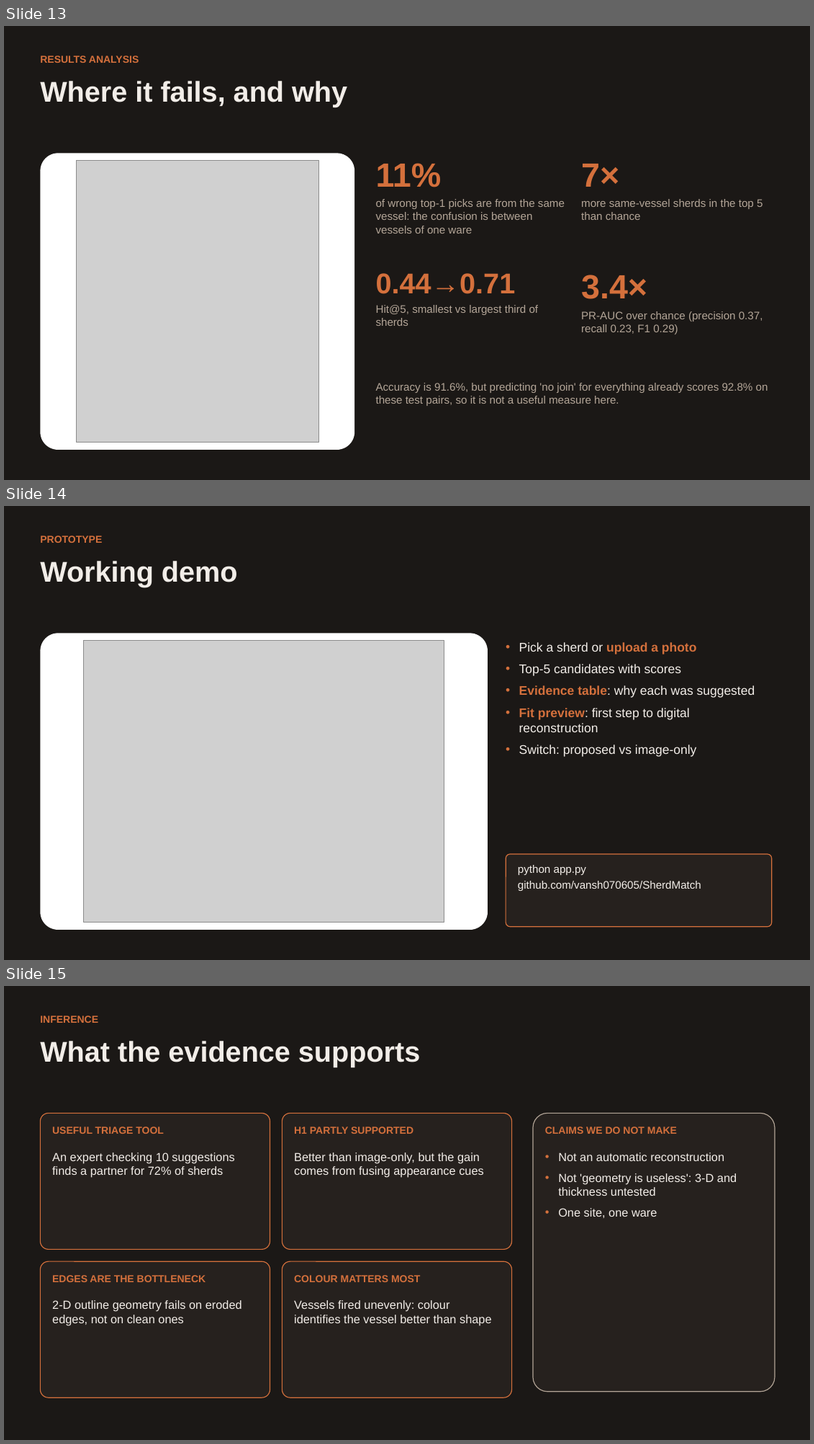
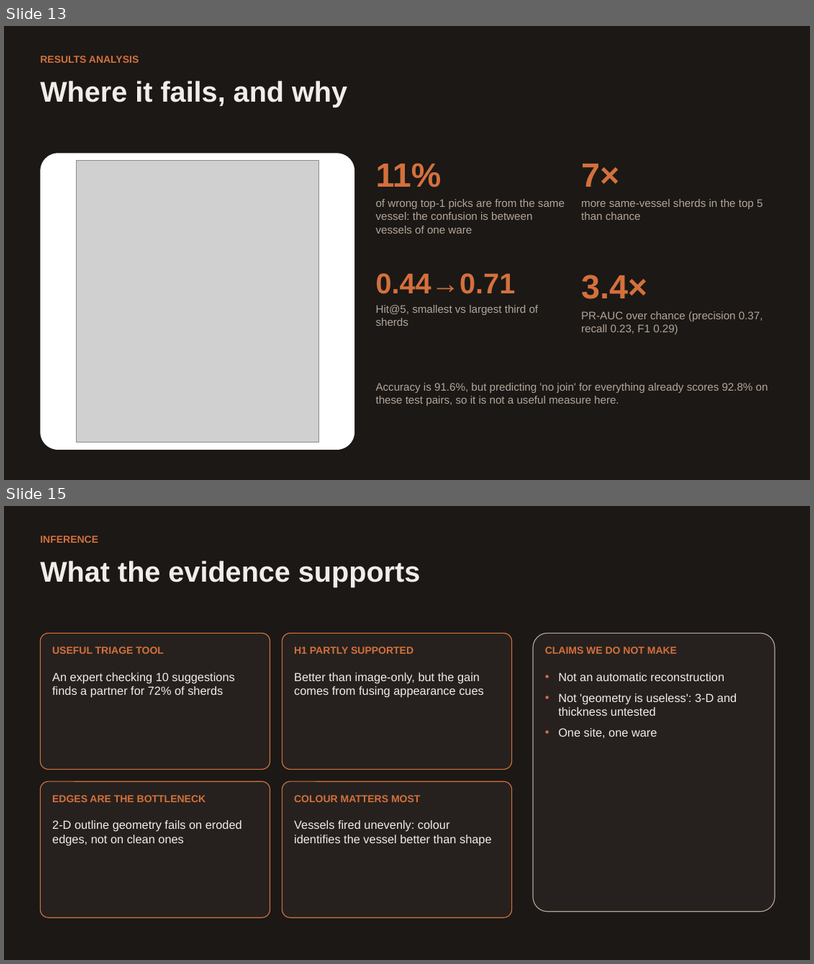
Before and after one commit to vansh070605/SherdMatch, a slide deck: docs/Review2_PPT.pptx. Shown one above the other, each under a label of ours: slides 13, 14 and 15 before the commit, slides 13 and 15 after it; the slides between them are not shown. The pictures are 814x1444 and 814x964 pixels, drawn with LibreOffice and Linux fonts; fonts in the diff are those of the drawing; grey boxes stand for pictures. Boxes give left, top, right and bottom in pixels: in the first picture for what was removed or moved away, otherwise in the second. Text is boxed around its words. In the diff, an @@ line names an element or a change of style, - is before the commit and + after.

```diff
--- a/docs/Review2_PPT.pptx
+++ b/docs/Review2_PPT.pptx
@@ slide 14 removed at bbox=[4, 506, 810, 960], background #1B1816 @@
@@ text removed at bbox=[40, 536, 102, 543] @@
-PROTOTYPE
@@ text removed at bbox=[40, 561, 238, 587] @@
-Working demo
@@ rounded rectangle removed at bbox=[40, 633, 488, 929] @@
@@ picture removed at bbox=[84, 641, 445, 922] @@
@@ text removed at bbox=[520, 642, 756, 757] @@
-• Pick a sherd or upload a photo
-• Top-5 candidates with scores
-• Evidence table: why each was suggested
-• Fit preview: first step to digital reconstruction
-• Switch: proposed vs image-only
@@ rounded rectangle removed at bbox=[506, 854, 772, 926] @@
@@ text removed at bbox=[518, 865, 702, 890] @@
-python app.py
-github.com/vansh070605/SherdMatch
```
Also in this commit, not shown: 1 slide added, 10 other files.
